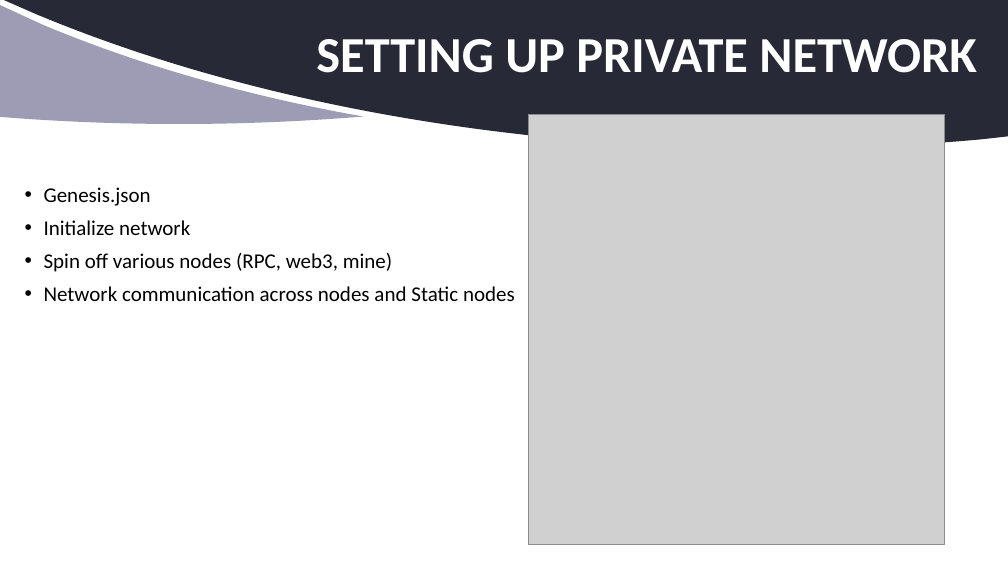
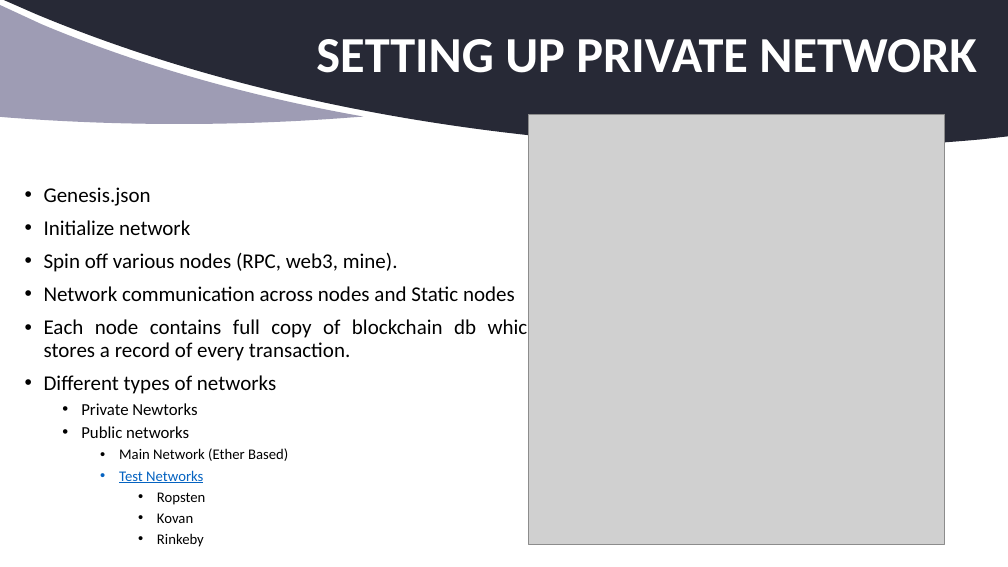
Before and after one commit to aamolgote/codecampnyc2018, a slide deck: slide 8 of PPTX/BAAS.pptx (slide 7 before the commit). Drawn at 1008x567 pixels with LibreOffice and Linux fonts; fonts in the diff are those of the drawing; grey boxes stand for pictures; background and template pictures are left out. Boxes give left, top, right and bottom in pixels: in the first picture for what was removed or moved away, otherwise in the second. Text is boxed around its words. In the diff, an @@ line names an element or a change of style, - is before the commit and + after.

```diff
--- a/PPTX/BAAS.pptx
+++ b/PPTX/BAAS.pptx
@@ text at [44, 253, 398, 272]: text changed @@
-• Spin off various nodes (RPC, web3, mine)
+• Spin off various nodes (RPC, web3, mine).
@@ text at [44, 317, 539, 547]: paragraphs added @@
+• Each node contains full copy of blockchain db which stores a record of every transaction.
+• Different types of networks
+  • Private Newtorks
+  • Public networks
+    • Main Network (Ether Based)
+    • Test Networks
+      • Ropsten
+      • Kovan
+      • Rinkeby
```
Also in this commit, not shown: 2 other slides changed, 6 slides added, 1 slide removed, 2 other files.
